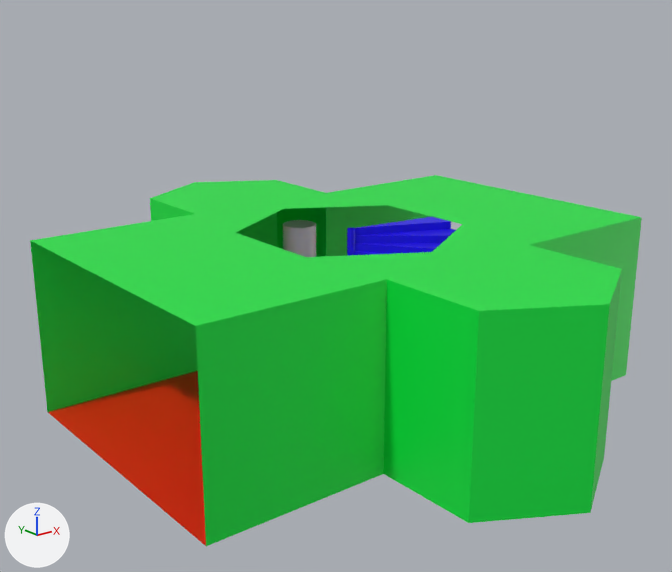
An edit to the Blender file assets/blender/hex_vestibule.blend, drawn before and after from the same camera.
Before and after are seen from a camera (50 mm lens) standing at (-7.46, -9.01, 5.18) and looking at (-0.28, -0.04, 1.59). Lighting does not change. The marker at lower left points along +X, +Y and +Z.

The first picture shows 'Floor-col', 'Person Reference', 'Stairs-col'.
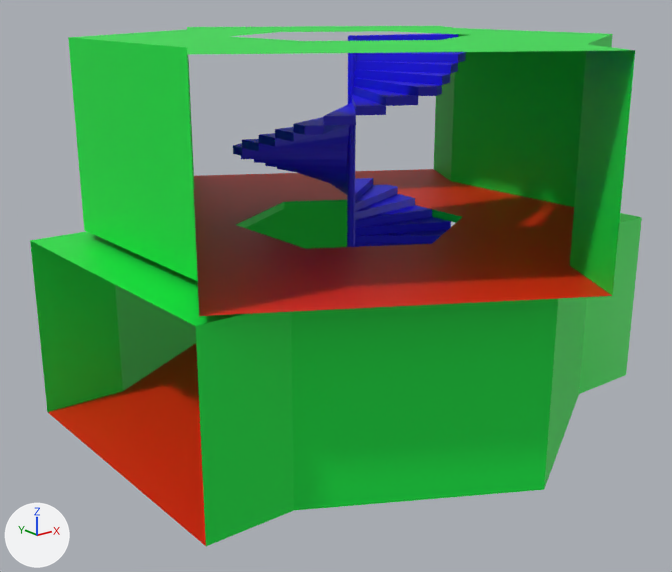
Commit message: Tweakk vestibule to improve space between wall and stairs

ob_stair_clip_cylinder is not drawn itself; it is used by a modifier of ob_stairs_col.
ob_stairs_array_offset is not drawn itself; it is used by a modifier of ob_stairs_col.
ob_floor_array_offset is not drawn itself; it is used by a modifier of ob_floor_col.

What differs and where, as boxes [x1, y1, x2, y2] in the pictures (672 x 572 px; the box of a moved part takes in the faces that stretch with it):
'Floor-col', reshaped, modifiers changed (40% taller): before [30, 175, 642, 546]; after [30, 26, 642, 546]
'Stairs-col', modifiers changed, reshaped: before [347, 217, 456, 255]; after [233, 33, 466, 247]
'Person Reference', hidden: before [283, 220, 316, 257]
part 1 of me_circle, moved or reshaped: before [150, 175, 641, 523]; after [68, 26, 641, 510]

Diff of the bpy script that builds the scene:
```diff
--- a/assets/blender/hex_vestibule.blend.py
+++ b/assets/blender/hex_vestibule.blend.py
@@ me_circle @@
 me_circle.from_pydata(...)  # 52 vertices, 25 faces; spans x -3.46..3.46, y -3.95..0.0, z -0.1..2.3
 # used by ob_floor_col; location = (0.0, 0.0, 0.0)
 # verts and faces of me_circle; kept vertices keep their numbers, new ones are numbered from 52
 # before: 0 (3.42, -1.97, 2.3), 3 (0.0, -3.95, 0.0), 6 (-3.42, -1.98, 2.3), 7 (0.0, -3.95, 2.3), 8 (1.14, -1.97, 2.3)
 # before: 9 (-1.14, -1.97, 2.3), 10 (1.14, -1.97, 0.0), 11 (1.14, -3.29, 0.0), 12 (1.14, -3.29, 2.3), 13 (-1.14, -3.29, 2.3)
 # before: 14 (-1.14, -3.29, 0.0), 15 (-1.14, -1.97, 0.0), 16 (0.0, -1.97, 0.0), 22 (3.42, 0.0, 2.3), 23 (-3.42, 0.0, 2.3)
 # before: 24 (-1.28, 0.0, 2.3), 25 (-1.71, 0.0, 2.3), 26 (-2.57, 0.0, 2.3), 27 (-2.57, -1.48, 2.3), 28 (-1.71, -0.99, 2.3)
 # before: 29 (-1.28, -0.74, 2.3), 30 (0.0, -1.48, 2.3), 31 (0.0, -1.97, 2.3), 32 (0.0, -2.96, 2.3), 33 (1.28, -0.74, 2.3)
 # before: 34 (1.71, -0.99, 2.3), 35 (2.57, -1.48, 2.3), 36 (2.57, 0.0, 2.3), 37 (1.71, 0.0, 2.3), 38 (1.28, 0.0, 2.3)
+# me_circle part 1
+delete_vertices([3, 7, *range(11, 15), *range(25, 29), 31, 32, *range(34, 38)])  # with the faces that use them
+verts[8] = (2.39, -1.97, 2.3)  # moved
+verts[10] = (2.39, -1.97, 0.0)  # moved
+verts[9] = (-2.39, -1.97, 2.3)  # moved
+verts[15] = (-2.39, -1.97, 0.0)  # moved
+verts[52] = (0.0, -3.34, 0.0)
+verts[53] = (0.0, -3.34, 2.3)
+faces += [(9, 53, 52, 15), (0, 33, 38, 22), (0, 8, 53, 30, 33), (6, 29, 30, 53, 9), (6, 23, 24, 29), (8, 10, 52, 53)]  # mat_material_002 (green #00e741)
+faces += [(10, 16, 15, 52)]  # mat_material_001 (red #e72100)
 me_circle.materials.append(mat_material_001)
@@ ob_floor_col @@
 _m = ob_floor_col.modifiers.new('Mirror', 'MIRROR')
 _m.use_clip = True
+_m = ob_floor_col.modifiers.new('Array', 'ARRAY')
+_m.use_relative_offset = False
+_m.relative_offset_displace = (0.0, 0.0, 0.0)
+_m.use_merge_vertices = True
+_m.use_object_offset = True
+_m.offset_object = ob_floor_array_offset
 _m = ob_floor_col.modifiers.new('Decimate', 'DECIMATE')
@@ ob_stairs_col @@
 _m = ob_stairs_col.modifiers.new('Array', 'ARRAY')
-_m.count = 24
+_m.count = 48
 _m.use_relative_offset = False
@@ ob_person_reference @@
 ob_person_reference.location = (0.61, 1.95, 1.0)
+ob_person_reference.hide_render = True
@@ ob_stair_clip_cylinder @@
 ob_stair_clip_cylinder.location = (0.0, 0.0, 0.0)
-ob_stair_clip_cylinder.scale = (1.48, 1.48, 1.0)
+ob_stair_clip_cylinder.scale = (1.48, 1.48, 2.46)
 ob_stair_clip_cylinder.hide_render = True
@@ ob_stairs_array_offset @@
 ob_stairs_array_offset.rotation_euler = (0.0, 0.0, 0.393)  # degrees (0, 0, 23)
+ob_stairs_array_offset.hide_render = True
@@ ob_floor_array_offset @@
+ob_floor_array_offset = bpy.data.objects.new('Floor Array Offset', None)
+ob_floor_array_offset.location = (0.0, 0.0, 2.4)
+ob_floor_array_offset.rotation_euler = (0.0, 0.0, 1.047)  # degrees (0, 0, 60)
+ob_floor_array_offset.hide_render = True
```
